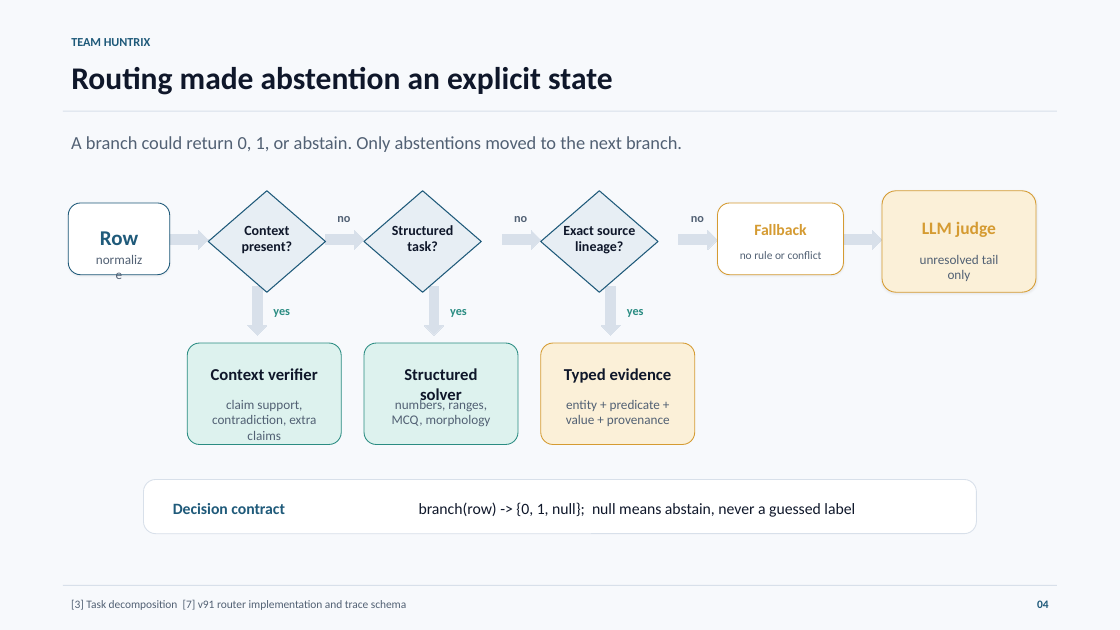
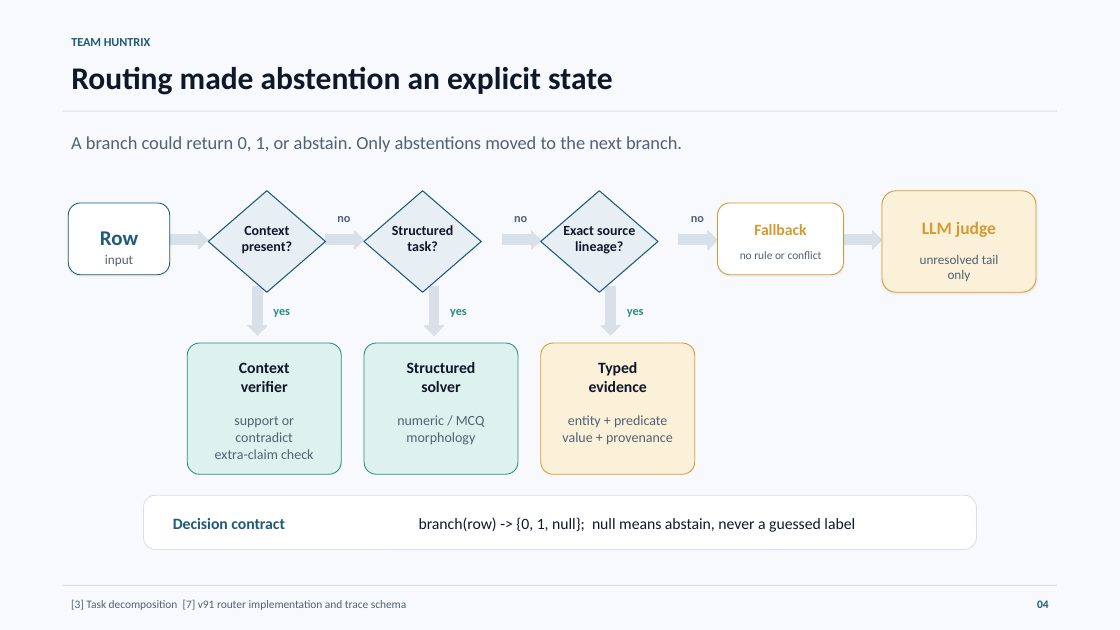
Before and after one commit to Seyamalam/bengali-hallucination-v91-submission, a slide deck: slide 4 of presentation/Huntrix_Final_Presentation.pptx. Drawn at 1120x630 pixels with LibreOffice and Linux fonts; fonts in the diff are those of the drawing. Boxes give left, top, right and bottom in pixels: in the first picture for what was removed or moved away, otherwise in the second. Text is boxed around its words. In the diff, an @@ line names an element or a change of style, - is before the commit and + after.

```diff
--- a/presentation/Huntrix_Final_Presentation.pptx
+++ b/presentation/Huntrix_Final_Presentation.pptx
@@ text at [105,255,133,266]: text changed @@
-normalize
+input
@@ rounded rectangle: place and size @@
-rounded rectangle at [187,343,341,444]
+rounded rectangle at [187,343,341,474]
@@ rounded rectangle: place and size @@
-rounded rectangle at [364,343,518,444]
+rounded rectangle at [364,343,518,474]
@@ proportions changed in 3 elements at [187,343,341,474], [364,343,518,474], [541,343,695,474] @@
@@ rounded rectangle: place and size @@
-rounded rectangle at [541,343,695,444]
+rounded rectangle at [541,343,695,474]
@@ text at [239,362,289,392]: text changed; size 14.2 to 13.5 pt @@
-Context verifier
+Context
+verifier
@@ text at [407,362,476,392]: text changed; size 14.2 to 13.5 pt @@
-Structured solver
+Structured
+solver
@@ text at [589,362,647,392]: text changed; size 14.2 to 13.5 pt @@
-Typed evidence
+Typed
+evidence
@@ text at [215,416,313,459]: text changed; size 11.2 to 12 pt @@
-claim support, contradiction, extra claims
+support or contradict
+extra-claim check
@@ text at [397,415,485,445]: text changed; size 11.2 to 12 pt @@
-numbers, ranges, MCQ, morphology
+numeric / MCQ
+morphology
@@ text at [562,415,673,445]: text changed; size 11.2 to 12 pt @@
-entity + predicate + value + provenance
+entity + predicate
+value + provenance
@@ 2 texts, 1 rounded rectangle: place and size @@
-2 texts, 1 rounded rectangle at [144,480,977,534]
+2 texts, 1 rounded rectangle at [144,496,977,550]
```
Also in this commit, not shown: 4 other slides changed, 4 other files.
